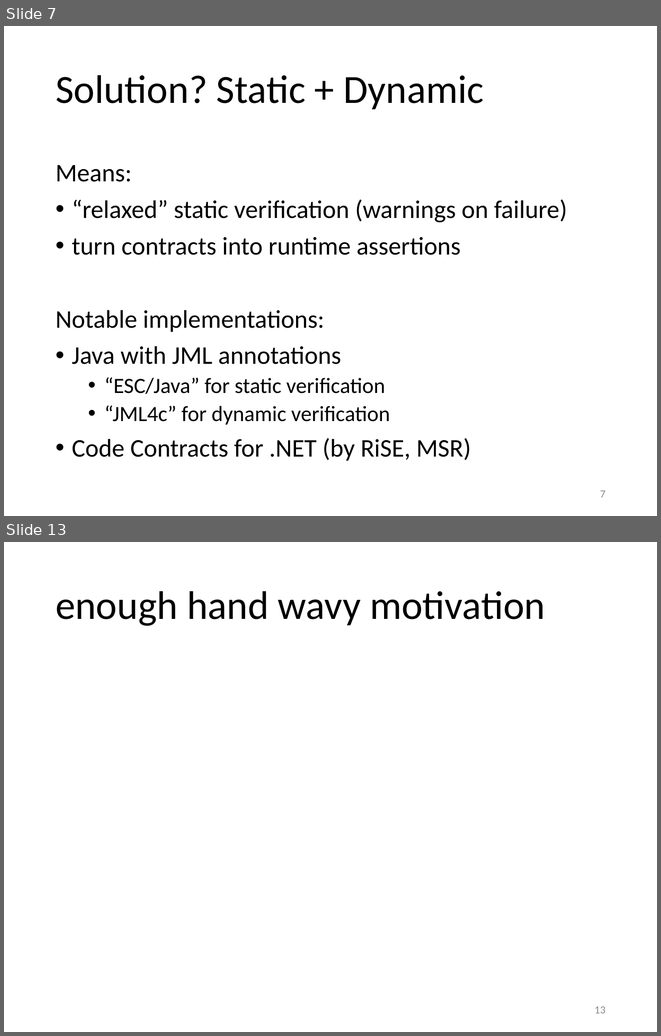
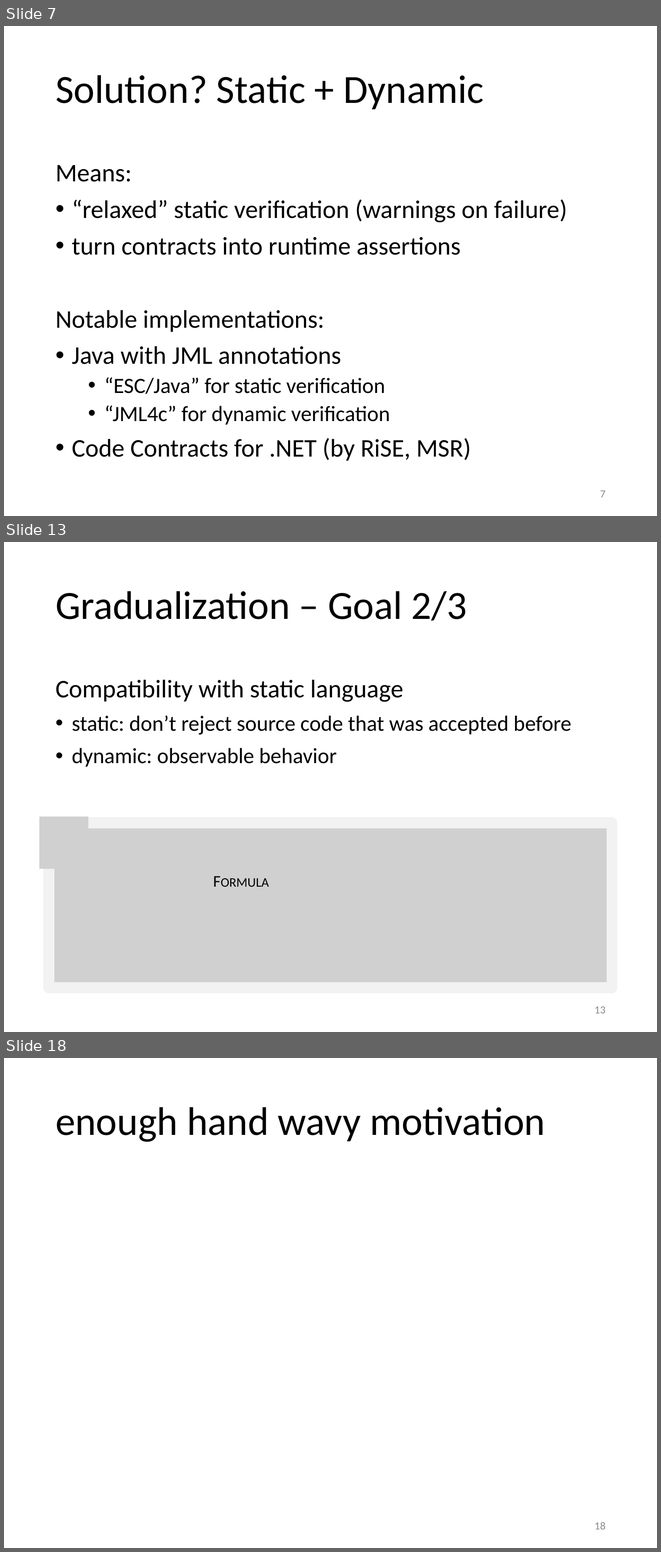
Before and after one commit to olydis/GradVerThesis, a slide deck: presentation/PLunch.pptx. Shown one above the other, each under a label of ours: slides 7 and 13 before the commit, slides 7, 13 and 18 after it; the slides between them are not shown. The pictures are 661x1036 and 661x1552 pixels, drawn with LibreOffice and Linux fonts; fonts in the diff are those of the drawing; grey boxes stand for pictures. Boxes give left, top, right and bottom in pixels: in the first picture for what was removed or moved away, otherwise in the second. Text is boxed around its words. In the diff, an @@ line names an element or a change of style, - is before the commit and + after.

```diff
--- a/presentation/PLunch.pptx
+++ b/presentation/PLunch.pptx
@@ slide 13 added at <box>4,542,657,1032</box>, background #FFFFFF @@
@@ title added at <box>55,591,467,621</box>, 44 pt, text #000000 @@
+Gradualization – Goal 2/3
@@ text added at <box>55,679,571,767</box>, 24 pt, text #000000 @@
+Compatibility with static language
+• static: don’t reject source code that was accepted before
+• dynamic: observable behavior
@@ picture added at <box>40,816,88,868</box> @@
@@ picture added at <box>49,823,612,987</box> @@
@@ text added at <box>207,867,276,893</box>, 18 pt, text #000000, small capitals @@
+Formula
@@ page number added at <box>594,1006,606,1013</box>, 12 pt, text #8C8C8C @@
+13
@@ what was slide 13 is now slide 18 @@
@@ page number at <box>594,1522,606,1529</box>: text changed @@
-13
+18
```
Also in this commit, not shown: 5 slides changed, 4 other slides added, 5 other files.
